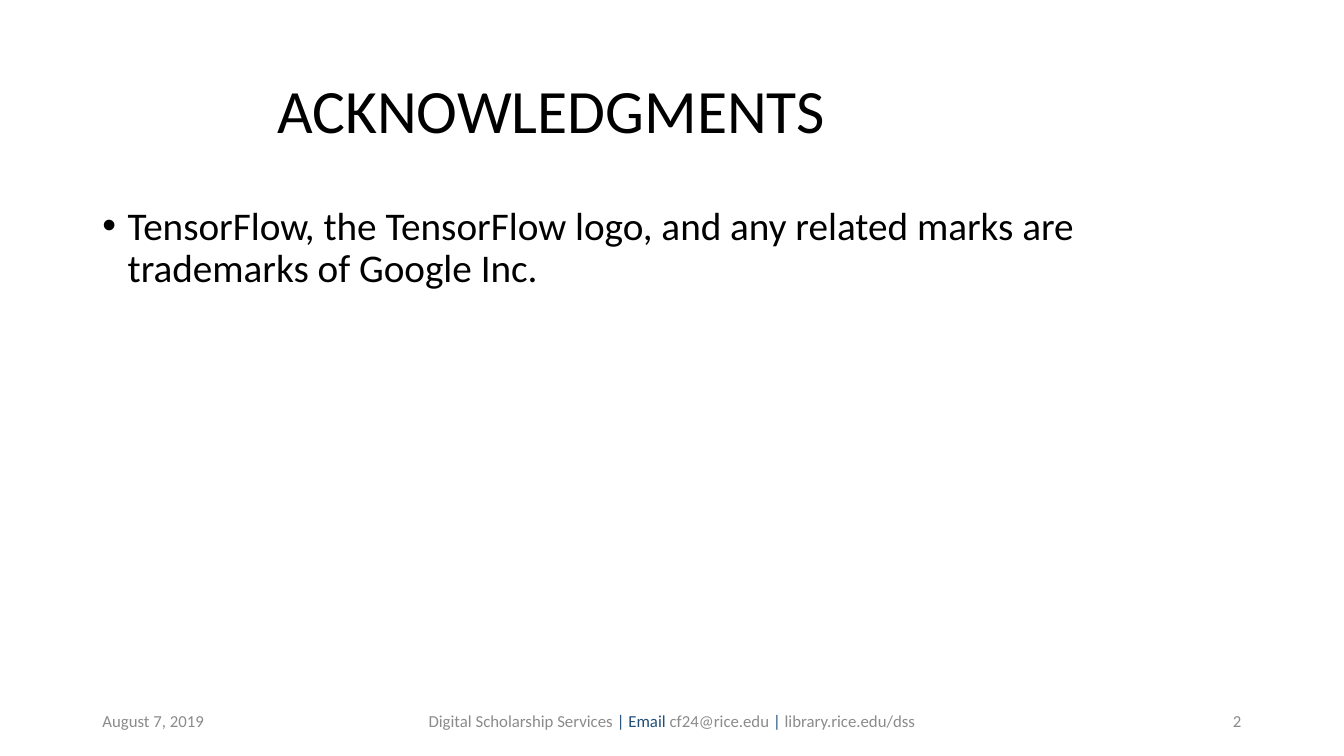
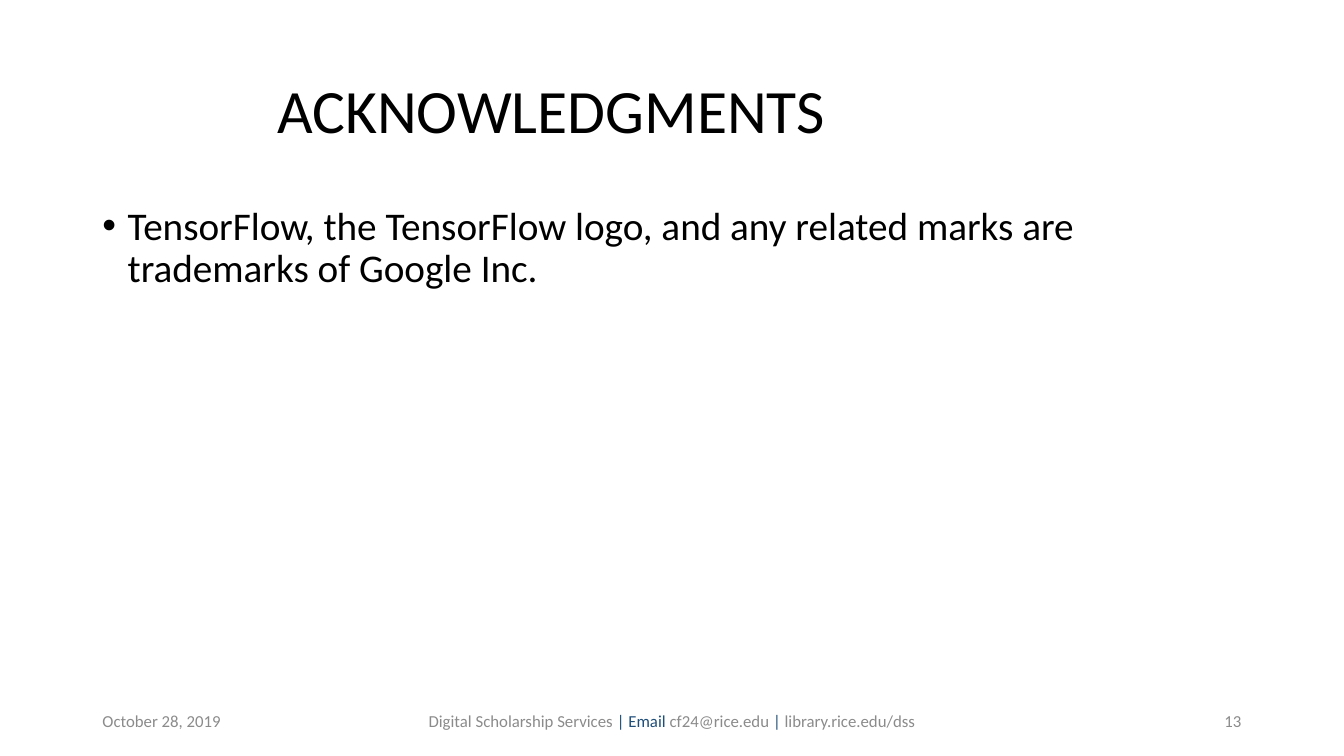
Before and after one commit to bakitybacon/rice-data-and-donuts, a slide deck: slide 13 of tf/Introduction to TensorFlow.pptx (slide 2 before the commit). Drawn at 1344x756 pixels with LibreOffice and Linux fonts; fonts in the diff are those of the drawing; background and template pictures are left out. Boxes give left, top, right and bottom in pixels: in the first picture for what was removed or moved away, otherwise in the second. Text is boxed around its words. In the diff, an @@ line names an element or a change of style, - is before the commit and + after.

```diff
--- a/tf/Introduction to TensorFlow.pptx
+++ b/tf/Introduction to TensorFlow.pptx
@@ text at box(102, 715, 221, 729): text changed @@
-August 7, 2019
+October 28, 2019
@@ page number at box(1224, 716, 1241, 727): text changed @@
-2
+13
```
Also in this commit, not shown: 11 slides added.
